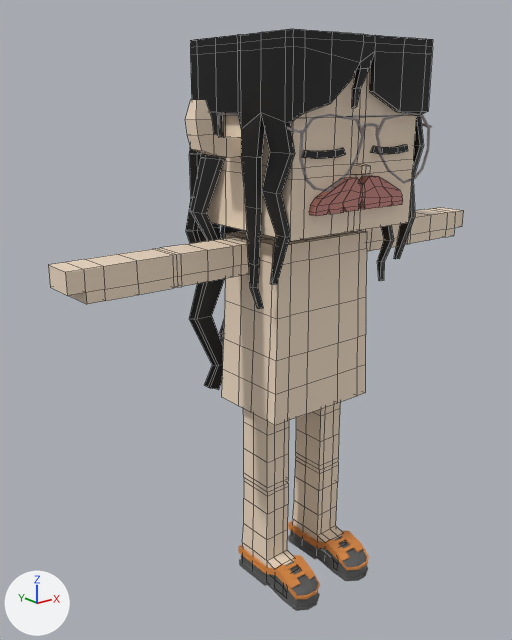
The FBX model mustachiorascals/fbx/1d9f6d8b-0d61-4c2a-85a3-c4ac1d63d6bd.fbx: old version first, new version second.
Camera for both pictures: a 50 mm camera at (-0.0236, -0.0251, 0.0253) aimed at (-0.0017, 0.0023, 0.0143). Arrows for +X, +Y and +Z are at lower left; the lights stay in place. Mesh edges are drawn as thin lines on the coarser meshes. Where no turn or scale is listed for an object, it has been applied to the vertices.

The first picture shows 'e_5', 'ew_aviator_2', 'eye_1', 'f_boat', 'h_wavy', 'm_patron', 'mustachio_arms', 'mustachio_body', 'mustachio_head', 'mustachio_legs'.
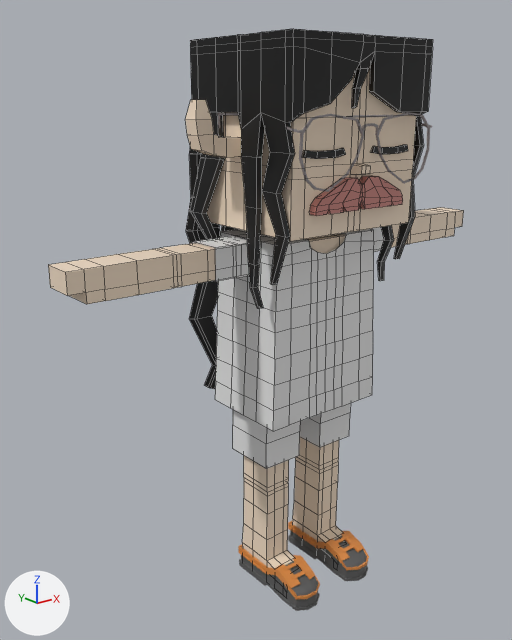
What differs and where, as boxes [x1, y1, x2, y2] in the pictures (512 x 640 px):
'c_shirt_1', added
    after: [215, 229, 374, 431]
'c_shorts', added
    after: [233, 403, 350, 469]
'c_shirt_2', added
    after: [192, 227, 384, 282]
'mustachio_body', unchanged, covered by the edit
    before: [222, 230, 367, 425]
    after: [306, 233, 346, 254]

Edits to the bpy script that builds the scene:
```text
Add mat_upper_garment_1:
    mat_upper_garment_1 = principled_material('upper_garment_1')
    mat_upper_garment_1.base_color = (0.8, 0.8, 0.8)  # white #e7e7e7
Add mat_lower_garment:
    mat_lower_garment = principled_material('lower_garment')
    mat_lower_garment.base_color = (0.8, 0.8, 0.8)  # white #e7e7e7
Add me_mesh_012:
    me_mesh_012.from_pydata(...)  # 24 vertices, 18 faces; spans x -0.00561..0.00561, y 0.00027..0.00209, z 0.01737..0.01893
    me_mesh_012.materials.append(mat_upper_garment_1)  # white #e7e7e7
Add me_mesh_003_1:
    me_mesh_003_1.from_pydata(...)  # 32 vertices, 24 faces; spans x -0.003..0.003, y -0.00018..0.00265, z 0.00723..0.01232
    me_mesh_003_1.materials.append(mat_lower_garment)  # white #e7e7e7
Add me_mesh_011:
    me_mesh_011.from_pydata(...)  # 230 vertices, 212 faces; spans x -0.00349..0.00349, y -0.0013..0.00353, z 0.00994..0.01894
    me_mesh_011.materials.append(mat_upper_garment_1)  # white #e7e7e7
Add ob_c_shirt_2:
    ob_c_shirt_2 = bpy.data.objects.new('c_shirt_2', me_mesh_012)
    ob_c_shirt_2.location = (0.0, 0.0, 0.0)
Add ob_c_shorts:
    ob_c_shorts = bpy.data.objects.new('c_shorts', me_mesh_003_1)
    ob_c_shorts.location = (0.0, 0.0, 0.0)
Add ob_c_shirt_1:
    ob_c_shirt_1 = bpy.data.objects.new('c_shirt_1', me_mesh_011)
    ob_c_shirt_1.location = (0.0, 0.0, 0.0)
```
